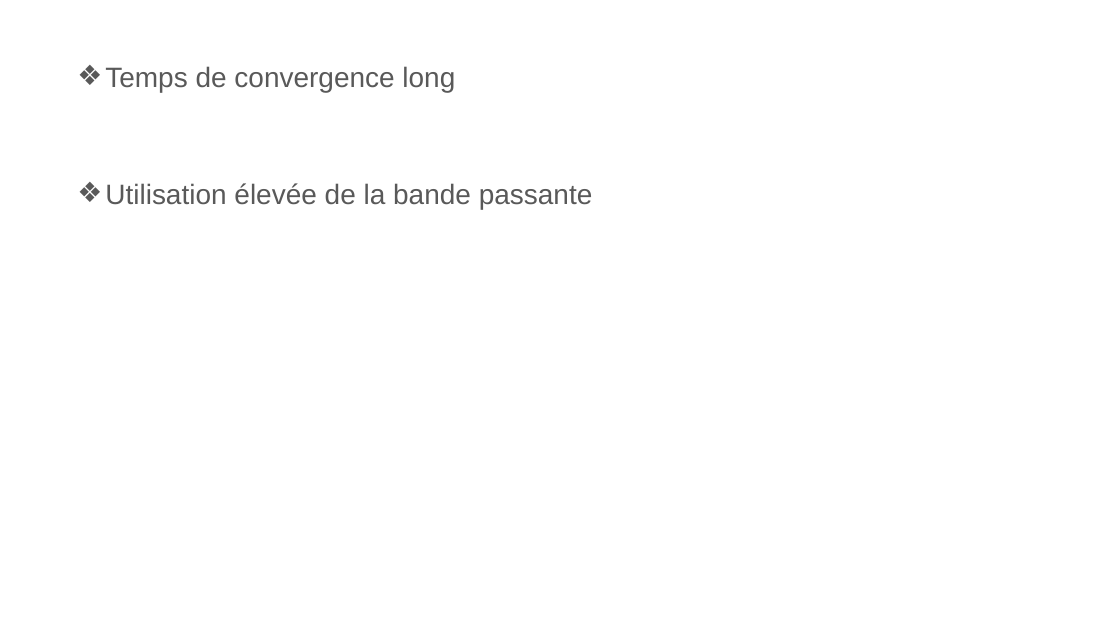
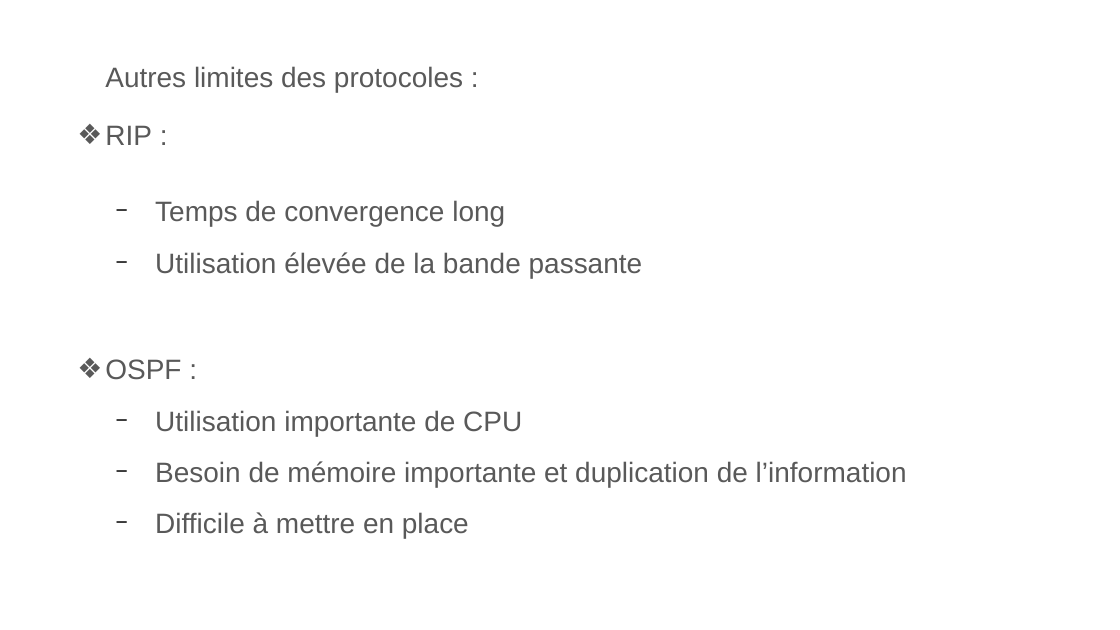
Before and after one commit to Sinvers/network, a slide deck: slide 26 of PresentationTIPE.odp (slide 13 before the commit). Drawn at 1120x630 pixels with LibreOffice and Linux fonts; fonts in the diff are those of the drawing. Boxes give left, top, right and bottom in pixels: in the first picture for what was removed or moved away, otherwise in the second. Text is boxed around its words. In the diff, an @@ line names an element or a change of style, - is before the commit and + after.

```diff
--- a/PresentationTIPE.odp
+++ b/PresentationTIPE.odp
@@ text at [105,66,463,145]: paragraphs added @@
+Autres limites des protocoles :
+❖ RIP :
@@ text at [155,200,643,278]: bullet ❖ to −; list level 1 to 2 in "Temps de convergence long"; bullet colour #595959 to #000000; list level 1 to 2 in "Utilisation élevée de la bande ..." @@
@@ text at [105,359,907,538]: paragraphs added @@
+❖ OSPF :
+  − Utilisation importante de CPU
+  − Besoin de mémoire importante et duplication de l’information
+  − Difficile à mettre en place
```
Also in this commit, not shown: 6 other slides changed, 17 slides added, 4 slides removed, 2 other files.
